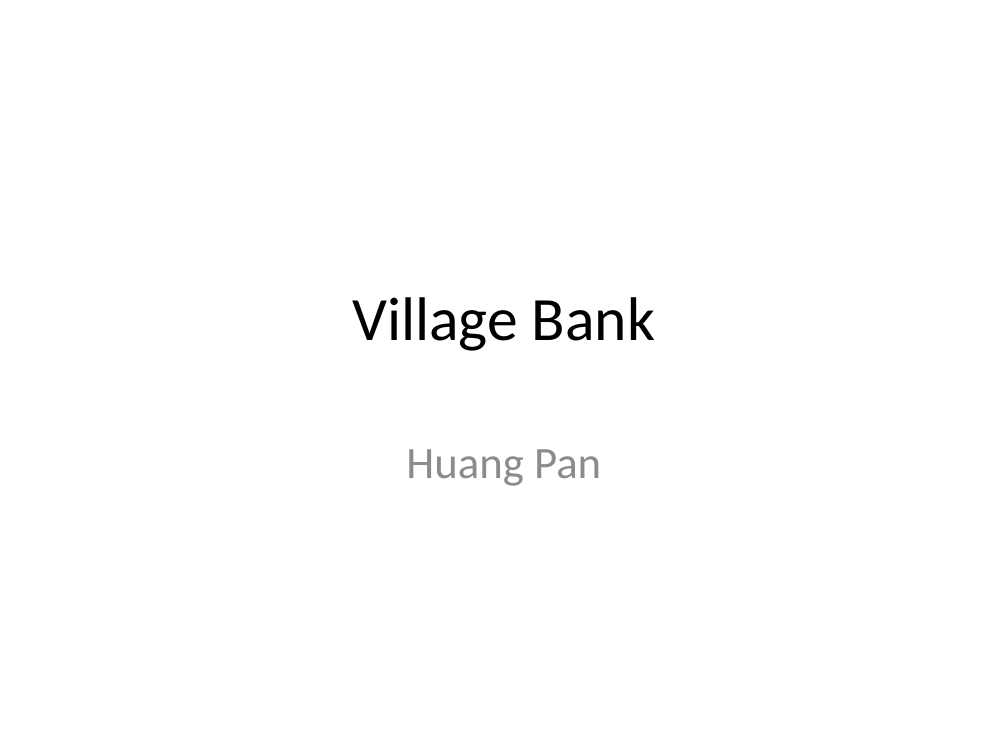
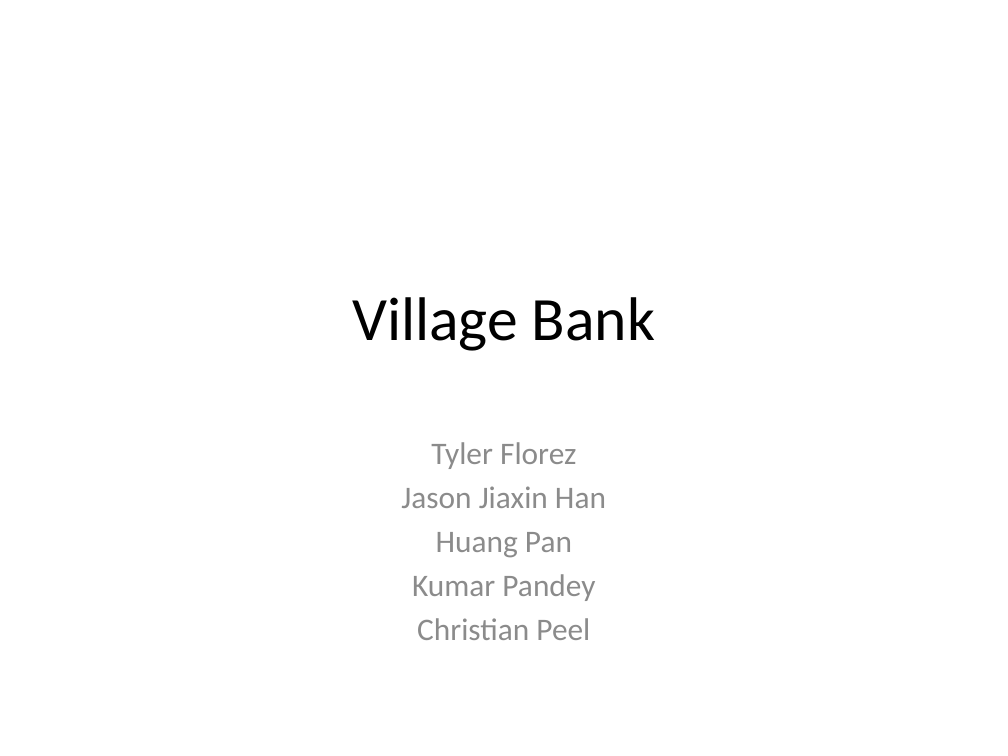
Before and after one commit to huang-pan/village-bank, a slide deck: slide 1 of Village Bank.pptx. Drawn at 1008x756 pixels with LibreOffice and Linux fonts; fonts in the diff are those of the drawing. Boxes give left, top, right and bottom in pixels: in the first picture for what was removed or moved away, otherwise in the second. Text is boxed around its words. In the diff, an @@ line names an element or a change of style, - is before the commit and + after.

```diff
--- a/Village Bank.pptx
+++ b/Village Bank.pptx
@@ subtitle at <box>401,442,606,508</box>: paragraphs added @@
+Tyler Florez
+Jason Jiaxin Han
@@ subtitle at <box>436,532,572,558</box>: size 32 to 22.4 pt in "Huang Pan"; less space between paragraphs @@
@@ subtitle at <box>412,574,595,640</box>: paragraphs added @@
+Kumar Pandey
+Christian Peel
```
Also in this commit, not shown: 4 other slides changed.
